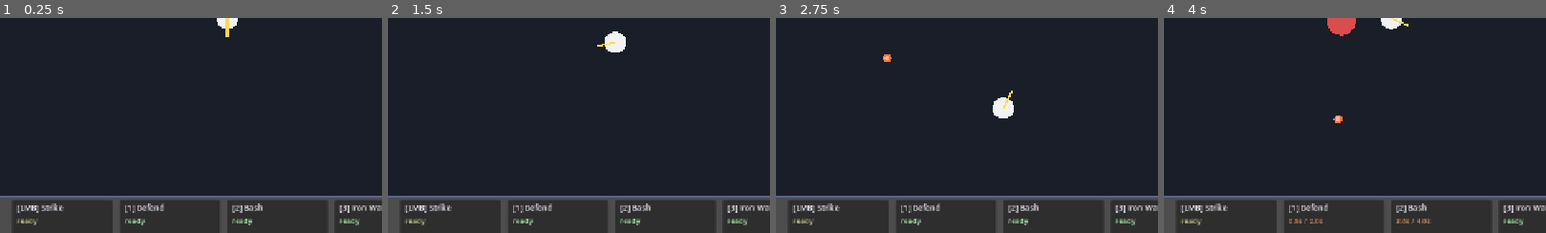
Above: before the commit, frames 1-4 (left to right).
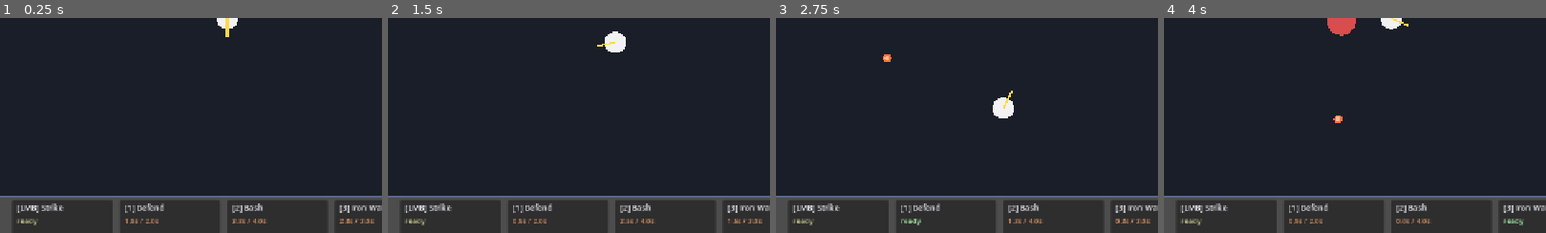
Above: after the commit, the same moments.

Repository: batsling/Roguelike-like
Game: Godot game, scene res://scenes/action/ActionCombat.tscn
The game is run twice, just before and just after one commit, with the same random seed, the same clock (stepped at 60 frames per second) and the same inputs. This scene is started directly instead of the project's main scene.
Inputs (mouse positions are % of the whole screen's width and height, from its top left):
- Up to frame 1 (0.25 s): no input
- Up to frame 2 (1.5 s): tap Enter at 0.5 s; move the mouse to (72, 45) at 0.52 s; hold N (move_downright) 0.53-1.28 s; hold . (wait) 0.53-1.28 s; click (72, 45) at 0.67 s; move the mouse to (30, 55) at 1.27 s; hold Down (move_down) from 1.28 s (still down); tap , (pickup) at 1.35 s
- Up to frame 3 (2.75 s): tap . (wait) at 1.55 s; move the mouse to (60, 28) at 2.02 s; release Down (move_down) at 2.03 s; hold N (move_downright) from 2.03 s (still down); hold . (wait) from 2.03 s (still down)
- Up to frame 4 (4 s): move the mouse to (45, 70) at 2.77 s; release N (move_downright) at 2.78 s; release . (wait) at 2.78 s; hold Up (move_up) 2.78-3.53 s; tap 1 at 2.85 s; click (45, 70) at 2.92 s; tap . (wait) at 3.05, 3.8 s; move the mouse to (80, 65) at 3.52 s; hold B (move_downleft) from 3.53 s (still down); hold 2 from 3.53 s (still down)
The pictures show only the part of the screen within x 20-70%, y 42-92%; the shares and areas given below are measured in that part.

The runs differ from the first frame. In frame 1, 0.5% of the frame differs, in the area x 32-98%, y 93-97%; in frame 2, 0.5%; in frame 3, 0.4%; in frame 4, less than 0.1%.

Commit message:
Apply real card effects: multi-hit, charge-up, draw-to-cooldown, conjure
Refreshes the 13 starter cards to match `cardsnew`/`addonsnew` and
wires the gameplay rules behind them.

Card effects:
- New `hits` field on dmg effects (Twin Strike "5x2"). In deckbuilder/
  strategy the EffectSystem loops the deal_damage call N times; in
  action mode extra swings are queued ~100ms apart so each lands as a
  visible repeated hit.
- New `power_multiplier` field on dmg effects (Heavy Blade x3/x5).
  Stats.damage_bonus takes an optional multiplier so the Power bonus
  scales without affecting other modifiers.
- New `conjure_self_to_discard` effect type (Anger). Drops a fresh
  CardInstance copy of the played card into the discard pile in
  deckbuilder; no-op in action/strategy.
- Damage types set explicitly on all attack cards (melee/ranged).
  Cleave/Thunderclap tagged cleave; Thunderclap tagged electric.

Action mode rules:
- Abilities start at full cooldown so each must "charge" before its
  first cast.
- Draw effects in action consume themselves to reduce a random
  on-cooldown ability by 25% of its max cooldown per draw (Pommel
  Strike, Shrug It Off).
- Ranged + all_enemies cards (Thunderclap) now AOE around the
  projectile's impact point instead of dropping the all_enemies
  effects on the floor.

Strategy mode rules:
- BattleView.draw_cards reduces a random ability's remaining cooldown
  by 1 per draw value.

Diff:
--- a/godot/data/cards/anger.tres
+++ b/godot/data/cards/anger.tres
@@ -10,21 +10,27 @@
 type = 0
 rarity = 1
 cost = 0
-description = "Deal 6 damage."
+description = "Deal 6 Dmg Melee. Conjure 1 copy of this card to Discard."
 effects = [{
 "type": "dmg",
 "value": 6,
-"target": "enemy"
+"target": "enemy",
+"damage_type": "melee"
+}, {
+"type": "conjure_self_to_discard"
 }]
 tags = PackedStringArray()
 source_game = "Slay the Spire"
 image = ExtResource("2_img")
 portrait_color = Color(0.85, 0.3, 0.25, 1)
 can_upgrade = true
-upgraded_description = "Deal 8 damage."
+upgraded_description = "Deal 8 Dmg Melee. Conjure 1 copy of this card to Discard."
 upgraded_cost = -999
 upgraded_effects = [{
 "type": "dmg",
 "value": 8,
-"target": "enemy"
+"target": "enemy",
+"damage_type": "melee"
+}, {
+"type": "conjure_self_to_discard"
 }]
--- a/godot/data/cards/bash.tres
+++ b/godot/data/cards/bash.tres
@@ -10,11 +10,12 @@
 type = 0
 rarity = 0
 cost = 2
-description = "Deal 8 damage. Inflict 2 Vulnerable."
+description = "Deal 8 Dmg Melee. Inflict 2 Vulnerable."
 effects = [{
 "type": "dmg",
 "value": 8,
-"target": "enemy"
+"target": "enemy",
+"damage_type": "melee"
 }, {
 "type": "status",
 "status": "vulnerable",
@@ -26,12 +27,13 @@
 image = ExtResource("2_img")
 portrait_color = Color(0.85, 0.45, 0.2, 1)
 can_upgrade = true
-upgraded_description = "Deal 10 damage. Inflict 3 Vulnerable."
+upgraded_description = "Deal 10 Dmg Melee. Apply 3 Vulnerable."
 upgraded_cost = -999
 upgraded_effects = [{
 "type": "dmg",
 "value": 10,
-"target": "enemy"
+"target": "enemy",
+"damage_type": "melee"
 }, {
 "type": "status",
 "status": "vulnerable",
--- a/godot/data/cards/carnage.tres
+++ b/godot/data/cards/carnage.tres
@@ -10,22 +10,24 @@
 type = 0
 rarity = 2
 cost = 2
-description = "Ethereal. Deal 20 damage."
+description = "Ethereal. Deal 20 Dmg Melee."
 effects = [{
 "type": "dmg",
 "value": 20,
-"target": "enemy"
+"target": "enemy",
+"damage_type": "melee"
 }]
 tags = PackedStringArray()
 source_game = "Slay the Spire"
 image = ExtResource("2_img")
 portrait_color = Color(0.85, 0.25, 0.25, 1)
 can_upgrade = true
-upgraded_description = "Ethereal. Deal 28 damage."
+upgraded_description = "Ethereal. Deal 28 Dmg Melee."
 upgraded_cost = -999
 upgraded_effects = [{
 "type": "dmg",
 "value": 28,
-"target": "enemy"
+"target": "enemy",
+"damage_type": "melee"
 }]
 ethereal = true
--- a/godot/data/cards/cleave.tres
+++ b/godot/data/cards/cleave.tres
@@ -10,21 +10,23 @@
 type = 0
 rarity = 1
 cost = 1
-description = "Deal 8 damage to ALL enemies."
+description = "Deal 8 Dmg Melee Cleave."
 effects = [{
 "type": "dmg",
 "value": 8,
-"target": "all_enemies"
+"target": "all_enemies",
+"damage_type": "melee"
 }]
-tags = PackedStringArray("aoe")
+tags = PackedStringArray("aoe", "cleave")
 source_game = "Slay the Spire"
 image = ExtResource("2_img")
 portrait_color = Color(0.75, 0.25, 0.25, 1)
 can_upgrade = true
-upgraded_description = "Deal 11 damage to ALL enemies."
+upgraded_description = "Deal 11 Dmg Melee Cleave."
 upgraded_cost = -999
 upgraded_effects = [{
 "type": "dmg",
 "value": 11,
-"target": "all_enemies"
+"target": "all_enemies",
+"damage_type": "melee"
 }]
--- a/godot/data/cards/heavy_blade.tres
+++ b/godot/data/cards/heavy_blade.tres
@@ -10,21 +10,25 @@
 type = 0
 rarity = 1
 cost = 2
-description = "Deal 14 damage. (Power-x3 modifier deferred.)"
+description = "Deal 14 Dmg Melee. Power affects this card x3 times."
 effects = [{
 "type": "dmg",
 "value": 14,
-"target": "enemy"
+"target": "enemy",
+"damage_type": "melee",
+"power_multiplier": 3
 }]
 tags = PackedStringArray()
 source_game = "Slay the Spire"
 image = ExtResource("2_img")
 portrait_color = Color(0.55, 0.35, 0.25, 1)
 can_upgrade = true
-upgraded_description = "Deal 14 damage. (Power-x5 modifier deferred.)"
+upgraded_description = "Deal 14 Dmg Melee. Power affects this card x5 times."
 upgraded_cost = -999
 upgraded_effects = [{
 "type": "dmg",
 "value": 14,
-"target": "enemy"
+"target": "enemy",
+"damage_type": "melee",
+"power_multiplier": 5
 }]
--- a/godot/data/cards/inflame.tres
+++ b/godot/data/cards/inflame.tres
@@ -10,7 +10,7 @@
 type = 2
 rarity = 2
 cost = 1
-description = "Gain 2 Power for the rest of combat."
+description = "Gain 2 Power."
 effects = [{
 "type": "status",
 "status": "power",
@@ -22,7 +22,7 @@
 image = ExtResource("2_img")
 portrait_color = Color(0.9, 0.5, 0.2, 1)
 can_upgrade = true
-upgraded_description = "Gain 3 Power for the rest of combat."
+upgraded_description = "Gain 3 Power."
 upgraded_cost = -999
 upgraded_effects = [{
 "type": "status",
--- a/godot/data/cards/iron_wave.tres
+++ b/godot/data/cards/iron_wave.tres
@@ -10,7 +10,7 @@
 type = 0
 rarity = 1
 cost = 1
-description = "Gain 5 Block. Deal 5 damage."
+description = "Gain +5 Block. Deal 5 Dmg Ranged."
 effects = [{
 "type": "block",
 "value": 5,
@@ -26,7 +26,7 @@
 image = ExtResource("2_img")
 portrait_color = Color(0.75, 0.35, 0.35, 1)
 can_upgrade = true
-upgraded_description = "Gain 7 Block. Deal 7 damage."
+upgraded_description = "Gain +7 Block. Deal 7 Dmg Ranged."
 upgraded_cost = -999
 upgraded_effects = [{
 "type": "block",
--- a/godot/data/cards/pommel_strike.tres
+++ b/godot/data/cards/pommel_strike.tres
@@ -10,11 +10,12 @@
 type = 0
 rarity = 1
 cost = 1
-description = "Deal 9 damage. Draw 1 card."
+description = "Deal 9 Dmg Melee. Draw 1 card."
 effects = [{
 "type": "dmg",
 "value": 9,
-"target": "enemy"
+"target": "enemy",
+"damage_type": "melee"
 }, {
 "type": "draw",
 "value": 1
@@ -24,12 +25,13 @@
 image = ExtResource("2_img")
 portrait_color = Color(0.75, 0.25, 0.25, 1)
 can_upgrade = true
-upgraded_description = "Deal 10 damage. Draw 2 cards."
+upgraded_description = "Deal 10 Dmg Melee. Draw 2 cards."
 upgraded_cost = -999
 upgraded_effects = [{
 "type": "dmg",
 "value": 10,
-"target": "enemy"
+"target": "enemy",
+"damage_type": "melee"
 }, {
 "type": "draw",
 "value": 2
--- a/godot/data/cards/strike.tres
+++ b/godot/data/cards/strike.tres
@@ -10,13 +10,13 @@
 type = 0
 rarity = 0
 cost = 1
-description = "Deal 6 damage."
-effects = [{"type": "dmg", "value": 6, "target": "enemy"}]
+description = "Deal 6 Dmg Melee."
+effects = [{"type": "dmg", "value": 6, "target": "enemy", "damage_type": "melee"}]
 tags = PackedStringArray("strike")
 source_game = "Slay the Spire"
 image = ExtResource("2_img")
 portrait_color = Color(0.75, 0.25, 0.25, 1)
 can_upgrade = true
-upgraded_description = "Deal 9 damage."
+upgraded_description = "Deal 9 Dmg Melee."
 upgraded_cost = -999
-upgraded_effects = [{"type": "dmg", "value": 9, "target": "enemy"}]
+upgraded_effects = [{"type": "dmg", "value": 9, "target": "enemy", "damage_type": "melee"}]
--- a/godot/data/cards/thunderclap.tres
+++ b/godot/data/cards/thunderclap.tres
@@ -10,28 +10,30 @@
 type = 0
 rarity = 1
 cost = 1
-description = "Deal 4 damage to ALL enemies. Inflict 1 Vulnerable to ALL enemies."
+description = "Deal 4 Dmg Ranged Electric Cleave. Inflict 1 Vulnerable Cleave."
 effects = [{
 "type": "dmg",
 "value": 4,
-"target": "all_enemies"
+"target": "all_enemies",
+"damage_type": "ranged"
 }, {
 "type": "status",
 "status": "vulnerable",
 "stacks": 1,
 "target": "all_enemies"
 }]
-tags = PackedStringArray("aoe")
+tags = PackedStringArray("aoe", "cleave", "electric")
 source_game = "Slay the Spire"
 image = ExtResource("2_img")
 portrait_color = Color(0.7, 0.35, 0.7, 1)
 can_upgrade = true
-upgraded_description = "Deal 7 damage to ALL enemies. Inflict 1 Vulnerable to ALL enemies."
+upgraded_description = "Deal 7 Dmg Ranged Electric Cleave. Inflict 1 Vulnerable Cleave."
 upgraded_cost = -999
 upgraded_effects = [{
 "type": "dmg",
 "value": 7,
-"target": "all_enemies"
+"target": "all_enemies",
+"damage_type": "ranged"
 }, {
 "type": "status",
 "status": "vulnerable",
--- a/godot/data/cards/twin_strike.tres
+++ b/godot/data/cards/twin_strike.tres
@@ -10,29 +10,25 @@
 type = 0
 rarity = 1
 cost = 1
-description = "Deal 5 damage twice."
+description = "Deal 5x2 Dmg Melee."
 effects = [{
 "type": "dmg",
 "value": 5,
-"target": "enemy"
-}, {
-"type": "dmg",
-"value": 5,
-"target": "enemy"
+"target": "enemy",
+"damage_type": "melee",
+"hits": 2
 }]
 tags = PackedStringArray("strike")
 source_game = "Slay the Spire"
 image = ExtResource("2_img")
 portrait_color = Color(0.75, 0.25, 0.25, 1)
 can_upgrade = true
-upgraded_description = "Deal 7 damage twice."
+upgraded_description = "Deal 7x2 Dmg Melee."
 upgraded_cost = -999
 upgraded_effects = [{
 "type": "dmg",
 "value": 7,
-"target": "enemy"
-}, {
-"type": "dmg",
-"value": 7,
-"target": "enemy"
+"target": "enemy",
+"damage_type": "melee",
+"hits": 2
 }]
--- a/godot/scripts/action/ActionCombat.gd
+++ b/godot/scripts/action/ActionCombat.gd
@@ -49,6 +49,12 @@
 var ability_cooldowns: Array[float] = [0.0, 0.0, 0.0]
 var ability_max_cooldowns: Array[float] = [0.0, 0.0, 0.0]
 var player_max_block: int = 0
+
+# Multi-hit (Twin Strike-style) pacing. Each entry is a Dictionary:
+#   {time: secs_until_fire, effect: Dictionary, facing: Vector2, mode: "cone"|"projectile"|"aoe"}
+# Built when a card with `hits > 1` resolves; ticked every frame.
+const MULTIHIT_INTERVAL := 0.10
+var _pending_hits: Array = []
 
 # Range tuning for ability resolution.
 const ABILITY_MELEE_RANGE := 110.0      # slightly longer than basic
@@ -160,9 +166,18 @@
 			if String(eff.get("type", "")) == "block":
 				player_max_block += int(eff.get("value", 0))
 	# Pre-compute ability cooldowns so the UI bar shows the max value.
+	# Abilities start "charging" at combat start: each begins at full
+	# cooldown so the player must wait one cycle before the first cast.
+	# Power cards are passive and ignored.
 	for i in range(3):
 		var card: CardData = ability_cards[i]
-		ability_max_cooldowns[i] = _cooldown_for(card) if card != null else 0.0
+		if card == null or card.is_power():
+			ability_max_cooldowns[i] = 0.0
+			ability_cooldowns[i] = 0.0
+		else:
+			var cd: float = _cooldown_for(card)
+			ability_max_cooldowns[i] = cd
+			ability_cooldowns[i] = cd
 
 func _init_player() -> void:
 	player_actor = CombatActor.from_player()
@@ -216,6 +231,7 @@
 	_process_player_input(delta)
 	_process_enemies(delta)
 	_process_projectiles(delta)
+	_process_pending_hits(delta)
 	_check_combat_end()
 	_refresh_hud()
 	_refresh_slot_bar()
@@ -277,9 +293,9 @@
 	if hit_count > 0:
 		GameLog.add("Basic attack hits %d." % hit_count, Color(0.85, 1.0, 0.7))
 
-func _deal_damage_to_enemy(inst: Dictionary, base_dmg: int, dmg_type: String) -> void:
+func _deal_damage_to_enemy(inst: Dictionary, base_dmg: int, dmg_type: String, power_multiplier: int = 1) -> void:
 	var amount: int = base_dmg
-	amount += Stats.damage_bonus(player_actor, dmg_type, Stats.Mode.ACTION)
+	amount += Stats.damage_bonus(player_actor, dmg_type, Stats.Mode.ACTION, power_multiplier)
 	if player_actor.get_status(&"weak") > 0:
 		amount = int(floor(amount * 0.75))
 	inst.actor.hp = maxi(0, inst.actor.hp - amount)
@@ -394,6 +410,17 @@
 	if _card_has_ranged_damage(card):
 		_apply_self_effects(card)
 		_spawn_player_projectile(card)
+		# Multi-hit ranged (e.g. ranged version of Twin Strike): queue
+		# additional projectiles in lockstep with melee multi-hit.
+		var extra: int = _max_ranged_hits(card) - 1
+		for i in range(extra):
+			_pending_hits.append({
+				"time": MULTIHIT_INTERVAL * float(i + 1),
+				"effect": null,        # signal: spawn another projectile from the card
+				"card": card,
+				"facing": player_facing,
+				"mode": "projectile",
+			})
 		return
 
 	# Otherwise melee/default resolution: acquire target lists ONCE
@@ -431,7 +458,11 @@
 			"heal":
 				if tgt == "self" or tgt == "player":
 					_resolve_heal_self(int(effect.get("value", 0)))
-			# draw / gain_energy are deckbuilder-only; ignored in action.
+			"draw":
+				# In action, "draw cards" instead chips a random
+				# ability's cooldown — see draw_cards().
+				draw_cards(int(effect.get("value", 1)))
+			# gain_energy is deckbuilder-only; ignored in action.
 			_:
 				pass
 
@@ -441,14 +472,89 @@
 			return true
 	return false
 
+func _max_ranged_hits(card: CardData) -> int:
+	# Highest `hits` value across this card's ranged dmg effects.
+	var best := 1
+	for effect in card.effects:
+		if String(effect.get("type", "")) != "dmg":
+			continue
+		if String(effect.get("damage_type", "melee")) != "ranged":
+			continue
+		best = maxi(best, int(effect.get("hits", 1)))
+	return best
+
+func _process_pending_hits(delta: float) -> void:
+	if _pending_hits.is_empty():
+		return
+	var i := 0
+	while i < _pending_hits.size():
+		var p: Dictionary = _pending_hits[i]
+		p.time -= delta
+		if p.time <= 0.0:
+			match String(p.mode):
+				"cone":
+					_resolve_delayed_cone_hit(p.effect)
+				"aoe":
+					_resolve_delayed_aoe_hit(p.effect)
+				"projectile":
+					_spawn_player_projectile(p.card)
+			_pending_hits.remove_at(i)
+		else:
+			i += 1
+
+func _resolve_delayed_cone_hit(effect: Dictionary) -> void:
+	# Re-acquire targets each swing so enemies that died between hits
+	# (or moved out of the cone) aren't hit a second time.
+	var targets: Array = _enemies_in_cone(ABILITY_MELEE_RANGE, ABILITY_MELEE_ANGLE_DEG)
+	_ability_swing_remaining = SWING_VISUAL_DURATION
+	_ability_swing_facing = player_facing
+	var value: int = int(effect.get("value", 0))
+	var dmg_type: String = String(effect.get("damage_type", "melee"))
+	var power_mult: int = maxi(1, int(effect.get("power_multiplier", 1)))
+	for inst in targets:
+		_deal_damage_to_enemy(inst, value, dmg_type, power_mult)
+
+func _resolve_delayed_aoe_hit(effect: Dictionary) -> void:
+	var targets: Array = _enemies_in_radius(ABILITY_AOE_RADIUS)
+	var value: int = int(effect.get("value", 0))
+	var dmg_type: String = String(effect.get("damage_type", "melee"))
+	var power_mult: int = maxi(1, int(effect.get("power_multiplier", 1)))
+	for inst in targets:
+		_deal_damage_to_enemy(inst, value, dmg_type, power_mult)
+
+func draw_cards(n: int) -> void:
+	# Action mode has no hand. Per design, each `draw` effect instead
+	# reduces a random ability's REMAINING cooldown by 25% of that
+	# ability's max cooldown. Per-draw, so a Draw 2 card collapses two
+	# cooldowns (potentially the same one twice).
+	if n <= 0:
+		return
+	for _i in range(n):
+		var indices: Array = []
+		for j in range(3):
+			if ability_cooldowns[j] > 0.0 and ability_max_cooldowns[j] > 0.0:
+				indices.append(j)
+		if indices.is_empty():
+			return
+		var pick: int = indices[_rng.randi() % indices.size()]
+		var reduction: float = ability_max_cooldowns[pick] * 0.25
+		ability_cooldowns[pick] = maxf(0.0, ability_cooldowns[pick] - reduction)
+		GameLog.add("Draw effect: -%.1fs on %s." % [reduction, ability_cards[pick].display_name],
+			Color(0.7, 0.95, 1.0))
+
 func _apply_self_effects(card: CardData) -> void:
 	# Used by the ranged path so block / heal / self statuses still
 	# fire even though the damage is in flight.
 	for effect in card.effects:
+		var t: String = String(effect.get("type", ""))
+		# Draw is untargeted in deckbuilder; in action it shaves a
+		# random cooldown regardless of `target`, so fire it here.
+		if t == "draw":
+			draw_cards(int(effect.get("value", 1)))
+			continue
 		var tgt: String = String(effect.get("target", ""))
 		if tgt != "self" and tgt != "player":
 			continue
-		var t: String = String(effect.get("type", ""))
 		match t:
 			"block":
 				_gain_block(int(effect.get("value", 0)))
@@ -461,6 +567,7 @@
 func _apply_damage_effect(effect: Dictionary, tgt: String, cone_targets: Array, aoe_targets: Array) -> void:
 	var value: int = int(effect.get("value", 0))
 	var dmg_type: String = String(effect.get("damage_type", "melee"))
+	var power_mult: int = maxi(1, int(effect.get("power_multiplier", 1)))
 	var hit_list: Array
 	match tgt:
 		"enemy":
@@ -470,7 +577,18 @@
 		_:
 			return
 	for inst in hit_list:
-		_deal_damage_to_enemy(inst, value, dmg_type)
+		_deal_damage_to_enemy(inst, value, dmg_type, power_mult)
+	# Multi-hit cards (Twin Strike 5x2) queue the remaining swings so
+	# each lands as its own visible animation/event ~100ms apart.
+	var extra_hits: int = maxi(0, int(effect.get("hits", 1)) - 1)
+	for i in range(extra_hits):
+		_pending_hits.append({
+			"time": MULTIHIT_INTERVAL * float(i + 1),
+			"effect": effect,
+			"tgt": tgt,
+			"facing": player_facing,
+			"mode": "cone" if tgt == "enemy" else "aoe",
+		})
 
 func _apply_status_effect(effect: Dictionary, tgt: String, cone_targets: Array, aoe_targets: Array) -> void:
 	var status: StringName = StringName(String(effect.get("status", "")))
@@ -596,27 +714,53 @@
 	var card: CardData = p.get("card")
 	if card == null:
 		return
-	# Apply every enemy-targeted effect (dmg + status) to the hit
-	# enemy so multi-effect ranged cards (e.g., "deal X + apply Y")
-	# all resolve on the same victim.
+	# Apply every enemy-targeted effect (dmg + status) on the card.
+	# Single-target effects (`target: enemy`) hit only the impacted
+	# enemy; AOE effects (`target: all_enemies`) burst over enemies
+	# within the AOE radius around the impact point (Thunderclap).
 	var pers: int = player_actor.get_status(&"persistence")
 	var debuffs := [&"vulnerable", &"weak", &"frail", &"poison", &"burn"]
+	var aoe_targets: Array = []
+	var have_aoe_list := false
 	for effect in card.effects:
 		var tgt: String = String(effect.get("target", ""))
-		if tgt != "enemy":
-			continue
+		if tgt != "enemy" and tgt != "all_enemies":
+			continue
+		# Resolve hit list once per effect to avoid re-walking enemies
+		# inside the inner loop.
+		var hits: Array
+		if tgt == "enemy":
+			hits = [inst]
+		else:
+			if not have_aoe_list:
+				aoe_targets = _enemies_in_radius_at(p.pos, ABILITY_AOE_RADIUS)
+				have_aoe_list = true
+			hits = aoe_targets
 		var t: String = String(effect.get("type", ""))
 		match t:
 			"dmg":
 				var value: int = int(effect.get("value", 0))
 				var dmg_type: String = String(effect.get("damage_type", "melee"))
-				_deal_damage_to_enemy(inst, value, dmg_type)
+				var power_mult: int = maxi(1, int(effect.get("power_multiplier", 1)))
+				for h in hits:
+					_deal_damage_to_enemy(h, value, dmg_type, power_mult)
 			"status":
 				var status: StringName = StringName(String(effect.get("status", "")))
 				var stacks: int = int(effect.get("stacks", 0))
 				if stacks > 0 and status != &"":
 					var amt: int = stacks + (pers if status in debuffs else 0)
-					inst.actor.add_status(status, amt)
+					for h in hits:
+						h.actor.add_status(status, amt)
+
+func _enemies_in_radius_at(center: Vector2, radius: float) -> Array:
+	var result: Array = []
+	for inst in enemies:
+		if not inst.actor.is_alive():
+			continue
+		if inst.pos.distance_to(center) > radius + inst.data.size:
+			continue
+		result.append(inst)
+	return result
 
 # ---------------------------------------------------------------------------
 # Slot-bar UI (bottom-of-screen ability strip)
--- a/godot/scripts/autoload/EffectSystem.gd
+++ b/godot/scripts/autoload/EffectSystem.gd
@@ -59,12 +59,19 @@
 	register("exhaust_self", _h_exhaust_self)
 	register("gain_gold", _h_gain_gold)
 	register("lose_hp", _h_lose_hp)
+	register("conjure_self_to_discard", _h_conjure_self_to_discard)
 
 func _h_dmg(effect: Dictionary, ctx: Dictionary) -> void:
 	var scene: Variant = ctx.get("scene")
 	if scene == null or not scene.has_method("deal_damage"):
 		return
-	scene.deal_damage(ctx.get("source"), ctx.get("target"), effect.get("value", 0), effect)
+	# `hits` lets a single dmg effect resolve N times (Twin Strike 5x2).
+	# Action mode handles its own pacing via _resolve_card_effects and
+	# never reaches this path for multi-hit, so the loop here is purely
+	# for deckbuilder/strategy where instant N hits are fine.
+	var hits: int = maxi(1, int(effect.get("hits", 1)))
+	for _i in range(hits):
+		scene.deal_damage(ctx.get("source"), ctx.get("target"), effect.get("value", 0), effect)
 
 func _h_block(effect: Dictionary, ctx: Dictionary) -> void:
 	var scene: Variant = ctx.get("scene")
@@ -112,3 +119,14 @@
 
 func _h_lose_hp(effect: Dictionary, _ctx: Dictionary) -> void:
 	GameState.change_hp(-effect.get("value", 0))
+
+func _h_conjure_self_to_discard(_effect: Dictionary, ctx: Dictionary) -> void:
+	# Used by Anger: drop a fresh copy of the played card into the
+	# discard pile. Only meaningful in the deckbuilder; action/strategy
+	# don't have a discard pile so we silently no-op.
+	var scene: Variant = ctx.get("scene")
+	var card: Variant = ctx.get("card")
+	if scene == null or card == null:
+		return
+	if scene.has_method("conjure_card_to_discard"):
+		scene.conjure_card_to_discard(card)
--- a/godot/scripts/autoload/Stats.gd
+++ b/godot/scripts/autoload/Stats.gd
@@ -70,10 +70,10 @@
 # extras on top of source.power based on damage_type + current mode.
 # ---------------------------------------------------------------------------
 
-func damage_bonus(source: CombatActor, damage_type: String, mode: Mode) -> int:
+func damage_bonus(source: CombatActor, damage_type: String, mode: Mode, power_multiplier: int = 1) -> int:
 	if source == null:
 		return 0
-	var bonus: int = source.get_status(&"power")
+	var bonus: int = source.get_status(&"power") * power_multiplier
 	match damage_type:
 		"magic":
 			bonus += source.get_status(&"arcane")
--- a/godot/scripts/deckbuilder/DeckbuilderCombat.gd
+++ b/godot/scripts/deckbuilder/DeckbuilderCombat.gd
@@ -603,7 +603,8 @@
 	# Source outgoing modifiers
 	if source != null:
 		var damage_type: String = String(effect.get("damage_type", "melee"))
-		amount += Stats.damage_bonus(source, damage_type, Stats.Mode.DECKBUILDER)
+		var power_mult: int = maxi(1, int(effect.get("power_multiplier", 1)))
+		amount += Stats.damage_bonus(source, damage_type, Stats.Mode.DECKBUILDER, power_mult)
 		if source.get_status(&"weak") > 0:
 			amount = int(floor(amount * 0.75))
 
@@ -708,6 +709,14 @@
 	TriggerBus.emit_signal("card_exhausted", {"card": card, "scene": self})
 	_refresh_ui()
 
+func conjure_card_to_discard(card) -> void:
+	# Used by Anger's "conjure 1 copy of this card to Discard" effect.
+	if card == null or not (card is CardInstance):
+		return
+	var copy: CardInstance = CardInstance.from_data(card.data, card.upgraded)
+	discard_pile.append(copy)
+	_refresh_ui()
+
 func gain_energy(amount: int) -> void:
 	energy += amount
 	_refresh_ui()
--- a/godot/scripts/strategy/combat/BattleView.gd
+++ b/godot/scripts/strategy/combat/BattleView.gd
@@ -675,6 +675,24 @@
 		return
 	target.hp = mini(target.max_hp, target.hp + int(value))
 
+func draw_cards(n: int) -> void:
+	# Strategy mode has no hand to draw into. Per design, each "draw"
+	# event reduces a random ability's remaining cooldown by 1 instead.
+	if _turn_manager == null or _ability_pool == null or n <= 0:
+		return
+	var unit = _turn_manager.current_unit
+	if unit == null:
+		return
+	for _i in range(n):
+		var ids_on_cd: Array = []
+		for ability in _ability_pool.abilities:
+			if int(unit.cooldowns.get(ability.id, 0)) > 0:
+				ids_on_cd.append(ability.id)
+		if ids_on_cd.is_empty():
+			break
+		var pick: StringName = ids_on_cd[randi() % ids_on_cd.size()]
+		unit.cooldowns[pick] = maxi(0, int(unit.cooldowns[pick]) - 1)
+
 # ----------------------------------------------------------------------
 # Damage / death helpers
 # ----------------------------------------------------------------------
